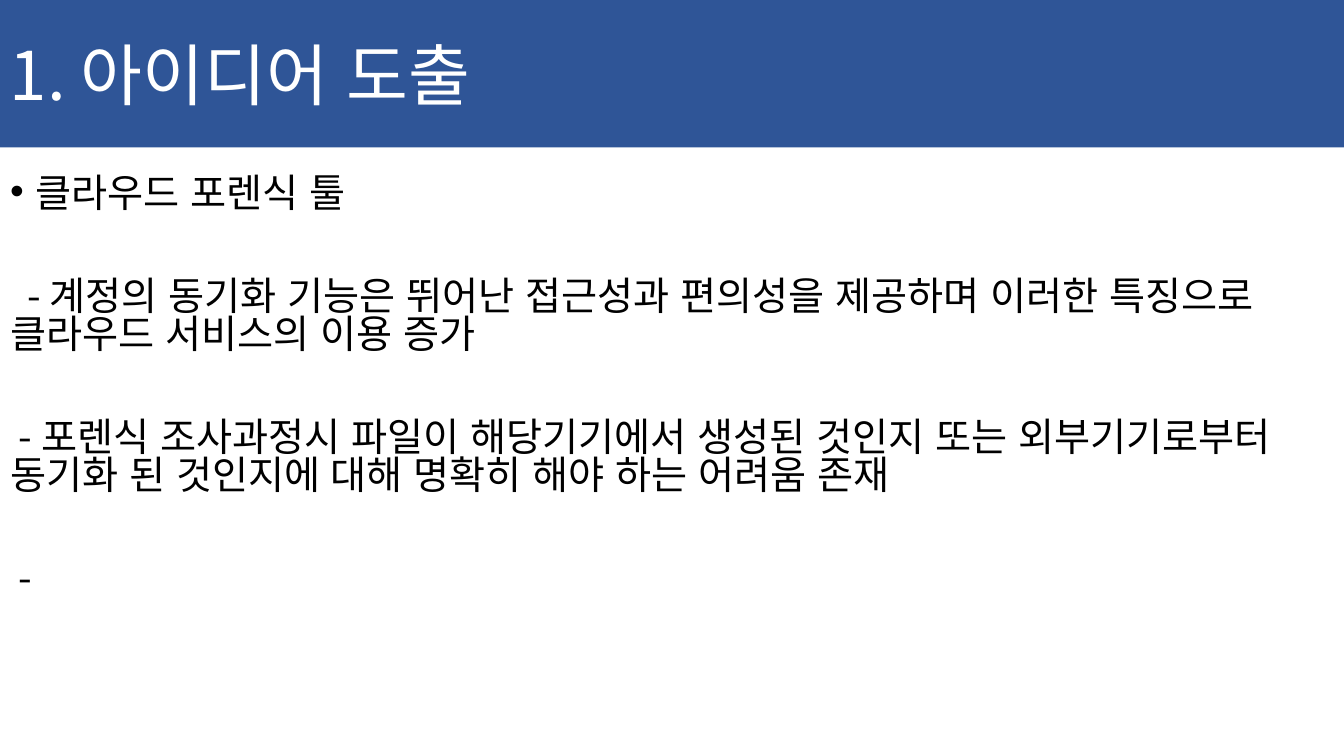
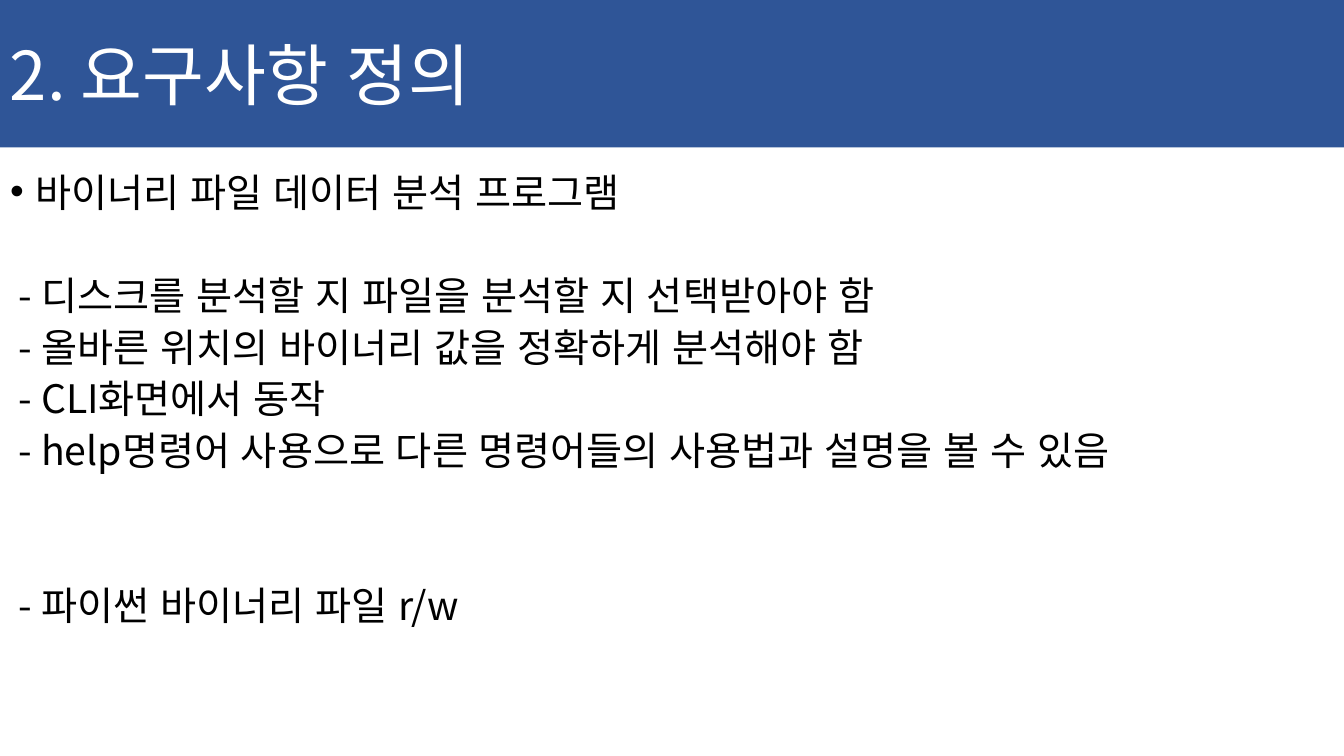
Before and after one commit to ChaeSung-Lee/DJ_InternShip, a slide deck: slide 11 of 2021_Summer/jp.hong/Project_BnD_jph.pptx. Drawn at 1344x756 pixels with LibreOffice and Linux fonts; fonts in the diff are those of the drawing. Boxes give left, top, right and bottom in pixels: in the first picture for what was removed or moved away, otherwise in the second. Text is boxed around its words. In the diff, an @@ line names an element or a change of style, - is before the commit and + after.

```diff
--- a/2021_Summer/jp.hong/Project_BnD_jph.pptx
+++ b/2021_Summer/jp.hong/Project_BnD_jph.pptx
@@ text in rectangle at <box>10,44,471,106</box>: text changed @@
-1. 아이디어 도출
+2. 요구사항 정의
@@ text at <box>35,174,1110,627</box>: text changed @@
-• 클라우드 포렌식 툴
-- 계정의 동기화 기능은 뛰어난 접근성과 편의성을 제공하며 이러한 특징으로 클라우드 서비스의 이용 증가
-- 포렌식 조사과정시 파일이 해당기기에서 생성된 것인지 또는 외부기기로부터 동기화 된 것인지에 대해 명확히 해야 하는 어려움 존재
--
+• 바이너리 파일 데이터 분석 프로그램
+- 디스크를 분석할 지 파일을 분석할 지 선택받아야 함
+- 올바른 위치의 바이너리 값을 정확하게 분석해야 함
+- CLI화면에서 동작
+- help명령어 사용으로 다른 명령어들의 사용법과 설명을 볼 수 있음
+- 파이썬 바이너리 파일 r/w
```
Also in this commit, not shown: 2 other slides changed.
